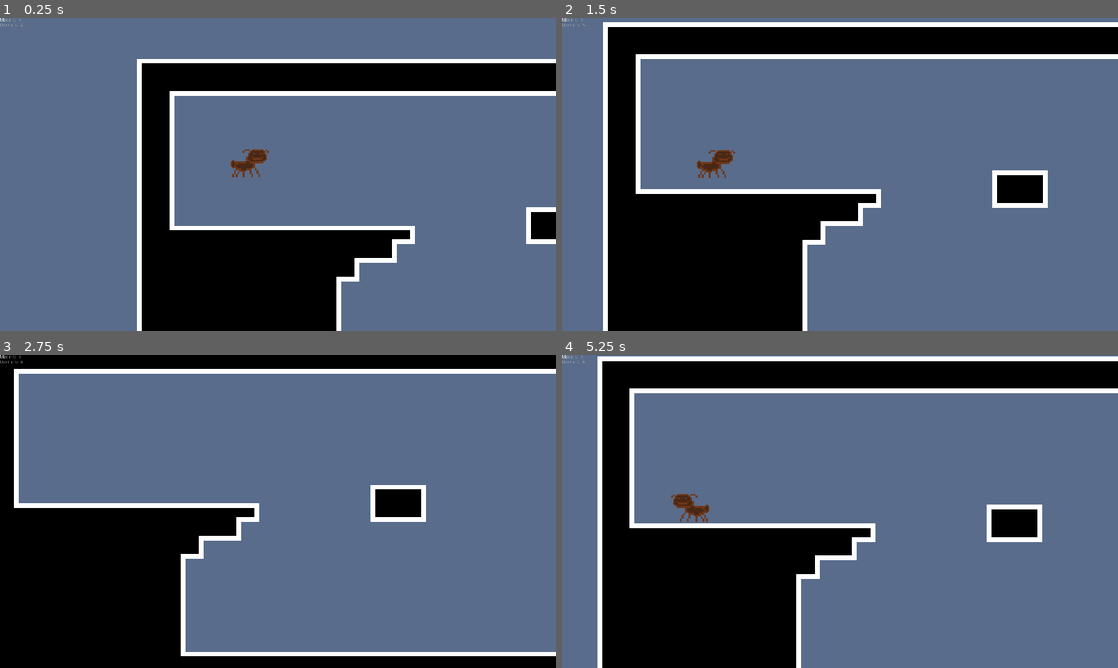
Above: before the commit, frames 1-4 (two rows, left to right).
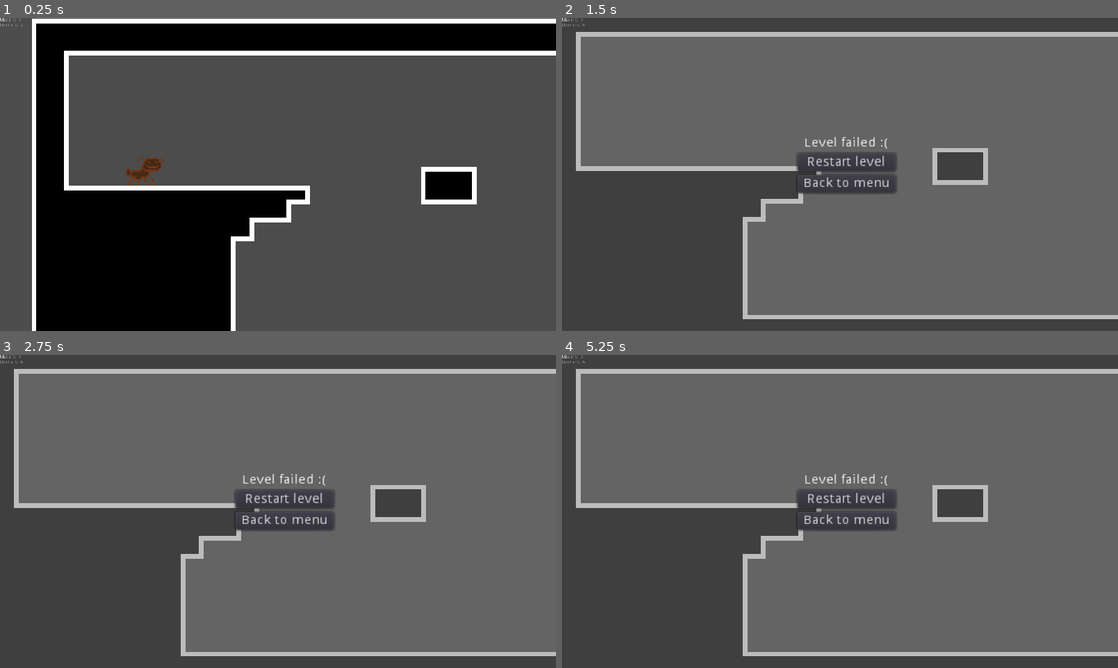
Above: after the commit, the same moments.

Repository: gramozilho/StaySafeJam
Game: Godot game, scene res://Scenes/Level 1.tscn
The game is run twice, just before and just after one commit, with the same random seed, the same clock (stepped at 60 frames per second) and the same inputs.
Inputs (mouse positions are in pixels of both pictures, inside the frame that each line leads up to):
- Up to frame 1 (0.25 s): no input
- Up to frame 2 (1.5 s): tap Enter at 0.5 s; move the mouse to (962, 158) at 0.52 s; hold D (move_right) 0.53-1.25 s; tap 3 (trigger_lose) at 0.6 s; click (962, 158) at 0.67 s; tap Space (move_jump) at 0.77 s; tap 2 (trigger_win) at 0.8 s; click (845, 161) at 1.25 s, where only the run after the commit has a clickable "Restart level"
- Up to frame 3 (2.75 s): click (283, 498) at 2 s, where only the run after the commit has a clickable "Restart level"
- Up to frame 4 (5.25 s): click (845, 498) at 2.75 s, where only the run after the commit has a clickable "Restart level"; click (845, 520) at 3.5 s, where only the run after the commit has a clickable "Back to menu"; tap Space (move_jump) at 4.25, 4.52 s; move the mouse to (728, 527) at 4.27 s; hold D (move_right) 4.28-5.03 s; tap 2 (trigger_win) at 4.35 s; click (728, 527) at 4.42 s; tap 3 (trigger_lose) at 4.55 s; tap Enter at 5 s; move the mouse to (895, 442) at 5.02 s; hold A (move_left) from 5.03 s (still down); tap F (freeze_ant) at 5.1 s; click (895, 442) at 5.17 s

The runs differ from the first frame. In frame 1, 94% of the frame differs, in the area x 0-100%, y 0-100%; in frame 2, 100%; in frame 3, 100%; in frame 4, 100%.

Commit message:
merge fixes

Diff:
--- a/Globals/GameMenu.tscn
+++ b/Globals/GameMenu.tscn
@@ -1,7 +1,11 @@
 [gd_scene load_steps=3 format=2]
 
 [ext_resource path="res://Assets/Sprites/white_square.png" type="Texture" id=1]
-[ext_resource path="res://Globals/MenuHandler.gd" type="Script" id=2]
+[ext_resource path="res://Objects/MenuHandler.gd" type="Script" id=2]
+
+
+
+
 
 [node name="MenuHandler" type="Node2D"]
 z_index = 1
--- a/Globals/MenuHandler.gd
+++ b/Objects/MenuHandler.gd
@@ -10,9 +10,11 @@
 var path_lvl2 = "res://Scenes/Level 2.tscn"
 var path_levels = [path_lvl1, path_lvl2]
 
+const MSG_LEVEL_COMPLETED = "Level completed!"
+const MSG_LEVEL_FAILED = "Level failed :("
+
 func _ready():
 	reset_menus()
-
 
 	var root = get_tree().get_root()
 	current_scene = root.get_child(root.get_child_count() - 1)
@@ -28,6 +30,15 @@
 		if Input.is_action_just_pressed("trigger_lose"):
 			lose_screen()
 
+func _unhandled_input(event):
+	if event is InputEventMouseButton:
+		if event.button_index == BUTTON_LEFT:
+			if event.pressed:
+				print("Left button was clicked at ", event.position)
+			else:
+				print("Left button was released")
+		if event.button_index == BUTTON_WHEEL_DOWN:
+			print("Wheel down")
 
 func menu_transition(turn_on):
 	menu_on = turn_on
@@ -64,14 +75,14 @@
 func win_screen():
 	self.menu_on = false
 	can_open_menu = false
-	$EndScreen/VBoxContainer/EndMessage.text = "You won!"
+	$EndScreen/VBoxContainer/EndMessage.text = MSG_LEVEL_COMPLETED
 	$EndScreen/VBoxContainer/Next.visible = true
 	$EndScreen.visible = true
 
 func lose_screen():
 	self.menu_on = false
 	can_open_menu = false
-	$EndScreen/VBoxContainer/EndMessage.text = "You lose :("
+	$EndScreen/VBoxContainer/EndMessage.text = MSG_LEVEL_FAILED
 	$EndScreen/VBoxContainer/Next.visible = false
 	$EndScreen.visible = true
 
--- a/Globals/MenuHandler.tscn
+++ b/Objects/MenuHandler.tscn
@@ -1,14 +1,12 @@
 [gd_scene load_steps=3 format=2]
 
 [ext_resource path="res://Assets/Sprites/white_square.png" type="Texture" id=1]
-[ext_resource path="res://Globals/MenuHandler.gd" type="Script" id=2]
+[ext_resource path="res://Objects/MenuHandler.gd" type="Script" id=2]
 
 [node name="MenuHandler" type="CanvasLayer"]
 script = ExtResource( 2 )
 
 [node name="GameMenu" type="Control" parent="."]
-margin_right = 40.0
-margin_bottom = 40.0
 __meta__ = {
 "_edit_use_anchors_": false
 }
--- a/Scenes/Level 1.tscn
+++ b/Scenes/Level 1.tscn
@@ -6,7 +6,7 @@
 [node name="Level 1" type="Node2D"]
 
 [node name="Ant" parent="." instance=ExtResource( 1 )]
-position = Vector2( 330.551, 306.075 )
+position = Vector2( 320, 496 )
 
 [node name="Camera2D" type="Camera2D" parent="Ant"]
 current = true
@@ -28,3 +28,10 @@
 cell_size = Vector2( 16, 16 )
 format = 1
 tile_data = PoolIntArray( -1, 0, 0, -65536, 0, 1, -65535, 0, 1, -65534, 0, 1, -65533, 0, 1, -65532, 0, 1, -65531, 0, 1, …(6644 unchanged characters)…
+
+[node name="Control" type="Control" parent="."]
+margin_right = 40.0
+margin_bottom = 40.0
+__meta__ = {
+"_edit_use_anchors_": false
+}
--- a/project.godot
+++ b/project.godot
@@ -28,7 +28,8 @@
 
 Shortcuts="*res://Globals/Shortcuts.gd"
 AntManager="*res://Globals/AntManager.tscn"
-GUI="*res://Objects/GUI.tscn"
+Gui="*res://Objects/GUI.tscn"
+MenuHandler="*res://Objects/MenuHandler.tscn"
 
 [display]
 
@@ -97,5 +98,4 @@
 [rendering]
 
 quality/2d/use_pixel_snap=true
-environment/default_clear_color=Color( 0.352941, 0.427451, 0.54902, 1 )
 environment/default_environment="res://Enviroments/default_env.tres"
